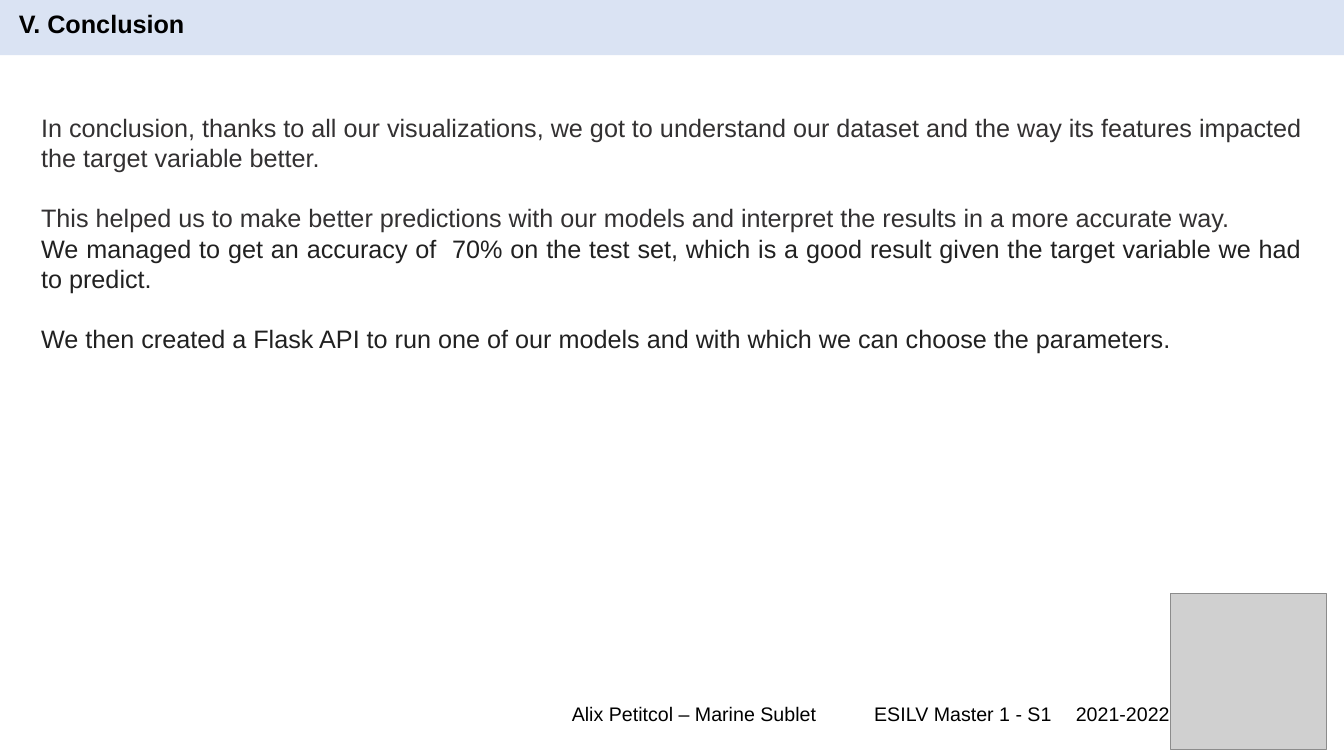
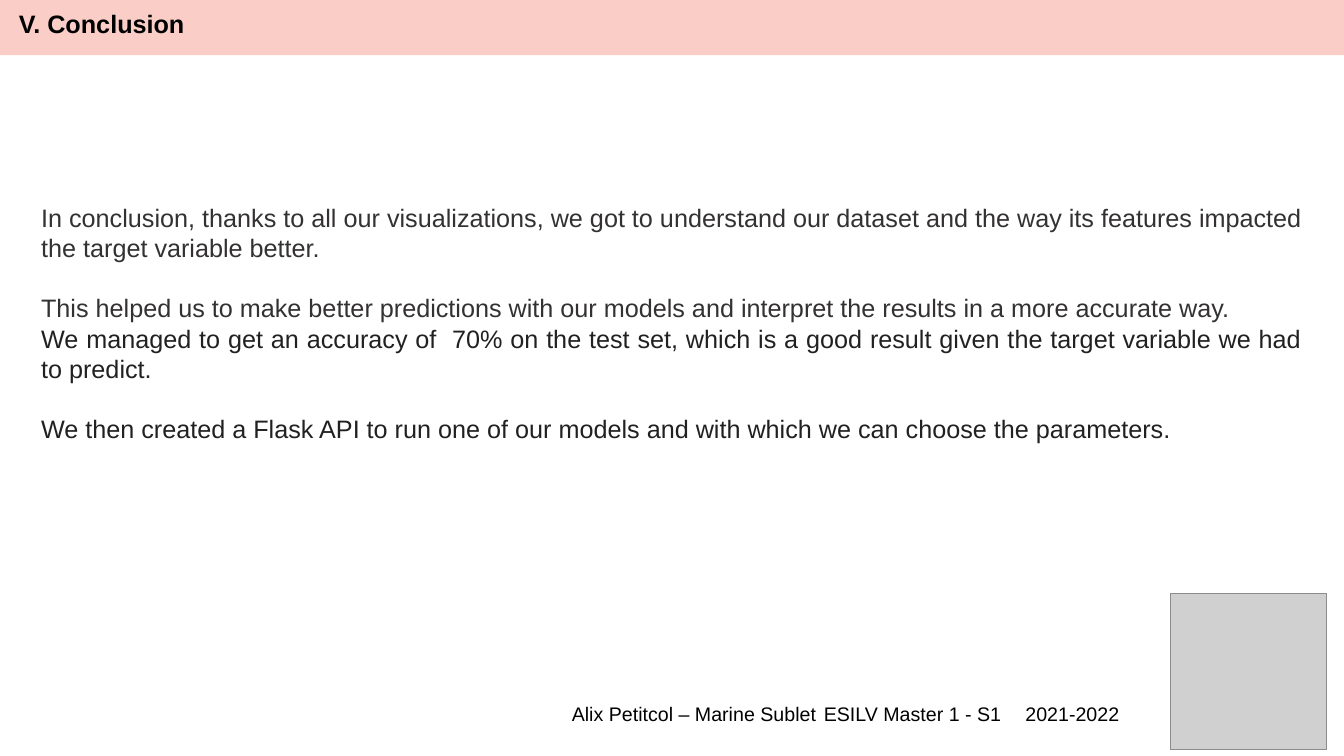
Before and after one commit to Alix-debug/Python-Project-Facebook-Comments, a slide deck: slide 9 of PythonProject.pptx. Drawn at 1344x756 pixels with LibreOffice and Linux fonts; fonts in the diff are those of the drawing; grey boxes stand for pictures; background and template pictures are left out. Boxes give left, top, right and bottom in pixels: in the first picture for what was removed or moved away, otherwise in the second. Text is boxed around its words. In the diff, an @@ line names an element or a change of style, - is before the commit and + after.

```diff
--- a/PythonProject.pptx
+++ b/PythonProject.pptx
@@ rectangle at <box>0,0,1344,55</box>: fill #DAE3F3 to #FBCDC7 @@
@@ text "In conclusion, thanks to all ...": place and size @@
-text "In conclusion, thanks to all ..." at <box>41,118,1301,354</box>
+text "In conclusion, thanks to all ..." at <box>41,208,1301,444</box>
```
Also in this commit, not shown: 8 other slides changed.
